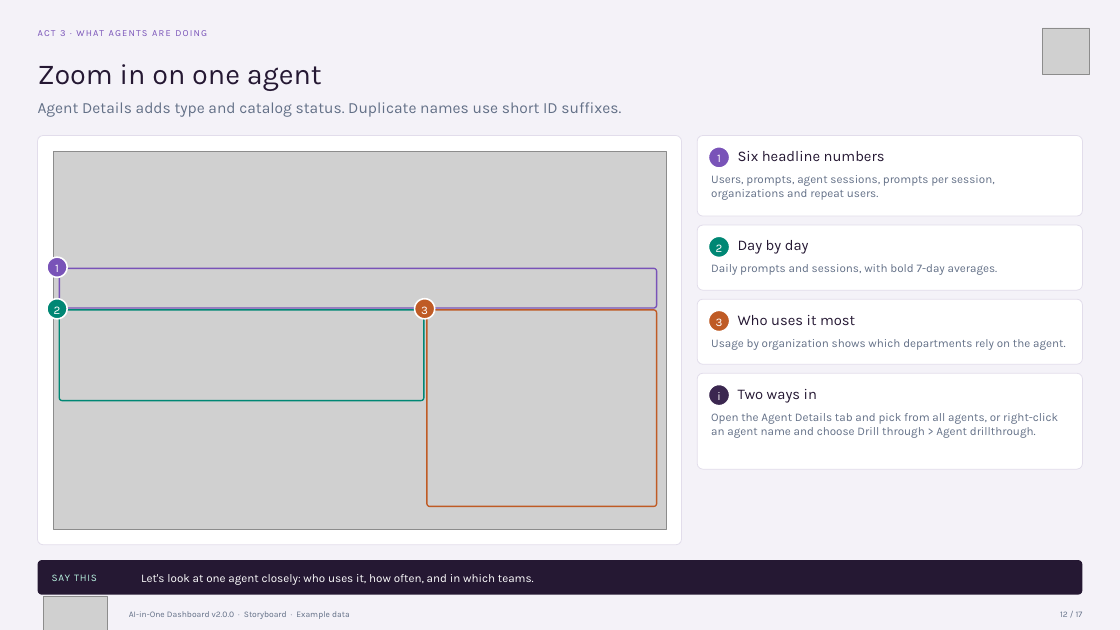
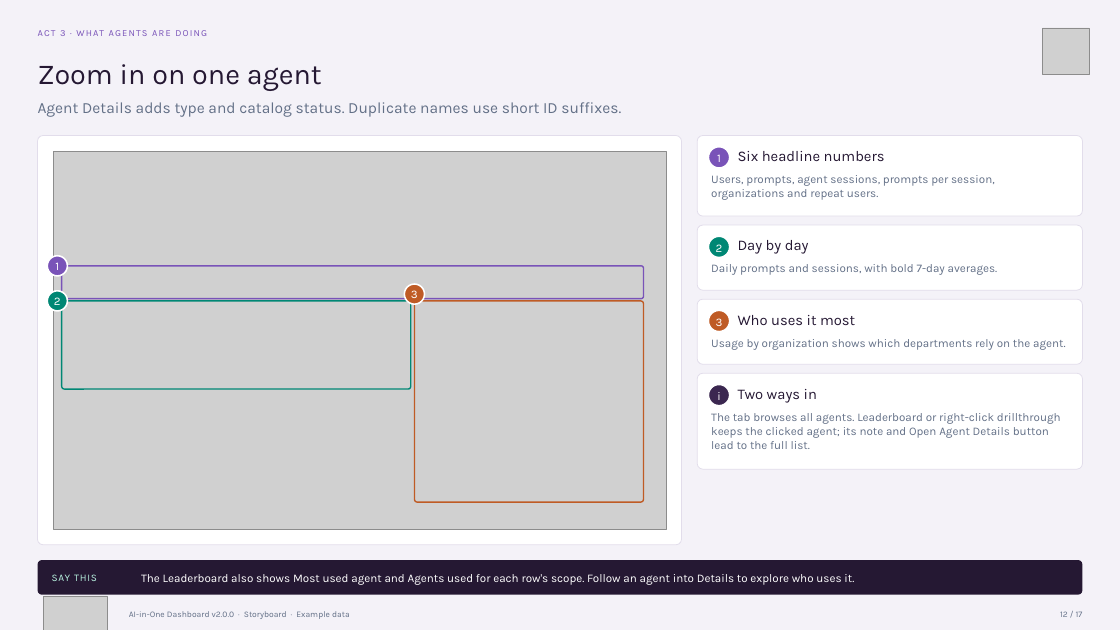
Before and after one commit to microsoft/AI-in-One-Dashboard, a slide deck: slide 12 of AI-in-One-v2.0.0-Storyboard.pptx. Drawn at 1120x630 pixels with LibreOffice and Linux fonts; fonts in the diff are those of the drawing; grey boxes stand for pictures. Boxes give left, top, right and bottom in pixels: in the first picture for what was removed or moved away, otherwise in the second. Text is boxed around its words. In the diff, an @@ line names an element or a change of style, - is before the commit and + after.

```diff
--- a/AI-in-One-v2.0.0-Storyboard.pptx
+++ b/AI-in-One-v2.0.0-Storyboard.pptx
@@ rounded rectangle resized from (x1=59, y1=268, x2=657, y2=308) to (x1=62, y1=266, x2=643, y2=299) @@
@@ text "2" moved from (x1=54, y1=306, x2=61, y2=314) to (x1=54, y1=297, x2=61, y2=305) @@
@@ ellipse moved from (x1=47, y1=298, x2=67, y2=319) to (x1=47, y1=291, x2=67, y2=311) @@
@@ text "3" moved from (x1=421, y1=306, x2=428, y2=314) to (x1=411, y1=290, x2=418, y2=298) @@
@@ ellipse moved from (x1=414, y1=298, x2=435, y2=319) to (x1=404, y1=284, x2=424, y2=304) @@
@@ rounded rectangle resized from (x1=59, y1=310, x2=424, y2=400) to (x1=62, y1=301, x2=410, y2=389) @@
@@ rounded rectangle resized from (x1=427, y1=310, x2=656, y2=506) to (x1=414, y1=301, x2=643, y2=502) @@
@@ text at (x1=711, y1=413, x2=1061, y2=449): text changed @@
-Open the Agent Details tab and pick from all agents, or right-click an agent name and choose Drill through > Agent drillthrough.
+The tab browses all agents. Leaderboard or right-click drillthrough keeps the clicked agent; its note and Open Agent Details button lead to the full list.
@@ text at (x1=141, y1=574, x2=854, y2=585): text changed @@
-Let's look at one agent closely: who uses it, how often, and in which teams.
+The Leaderboard also shows Most used agent and Agents used for each row's scope. Follow an agent into Details to explore who uses it.
```
Also in this commit, not shown: 11 other slides changed, 28 other files.
